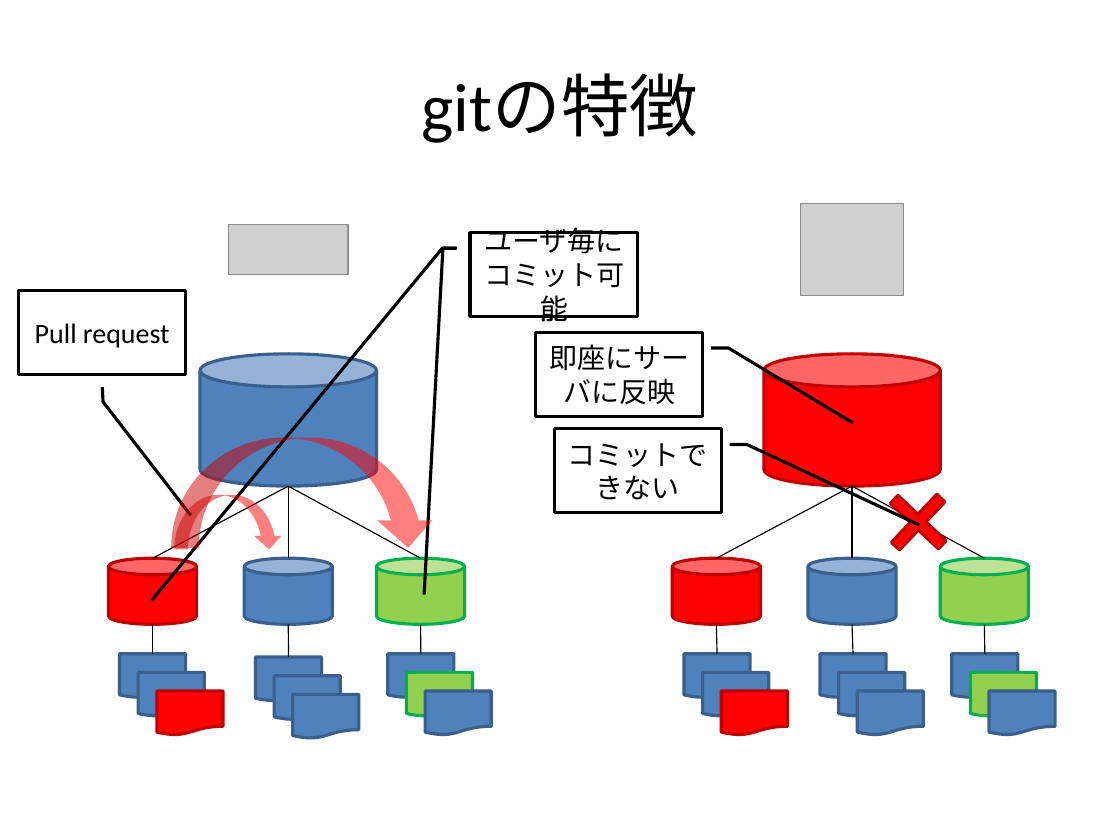
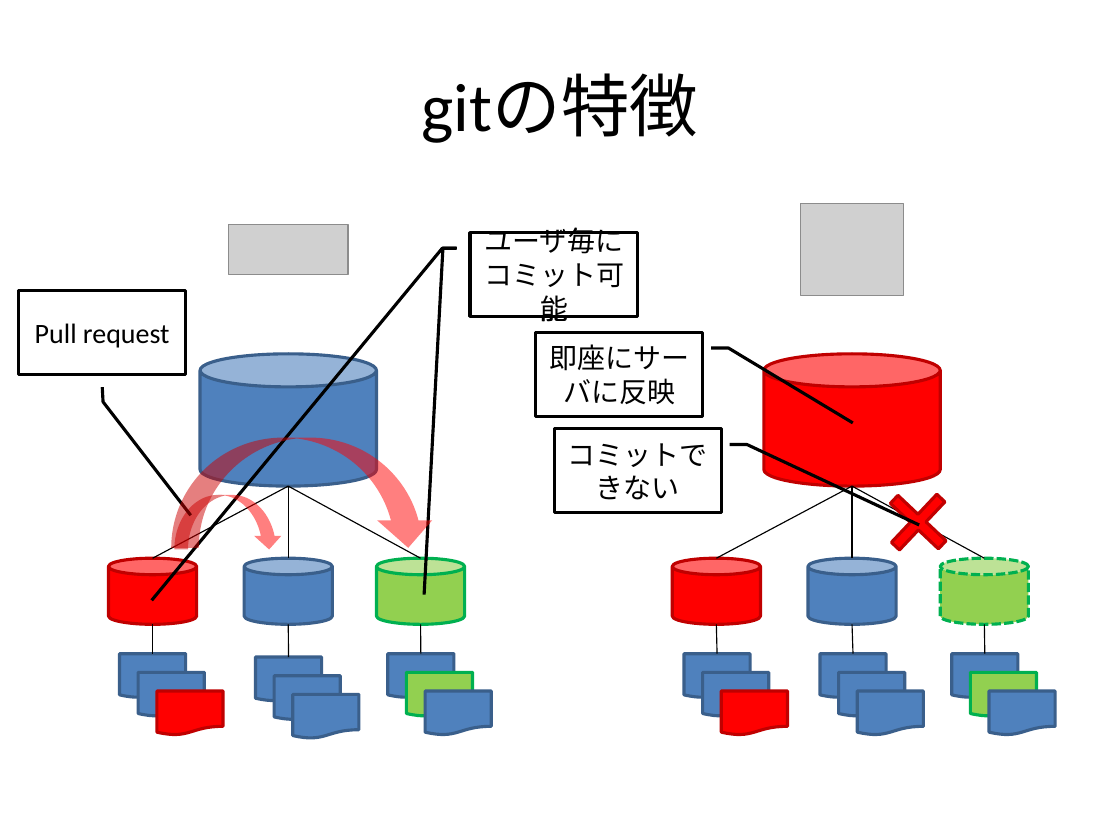
Before and after one commit to RyutaroMayumi/git_research, a slide deck: slide 5 of KK01_git.pptx. Drawn at 1120x840 pixels with LibreOffice and Linux fonts; fonts in the diff are those of the drawing; grey boxes stand for pictures. Boxes give left, top, right and bottom in pixels: in the first picture for what was removed or moved away, otherwise in the second. Text is boxed around its words. In the diff, an @@ line names an element or a change of style, - is before the commit and + after.

```diff
--- a/KK01_git.pptx
+++ b/KK01_git.pptx
@@ cylinder at <box>941,558,1029,624</box>: outline #00B050 2 pt to #00B050 2 pt dashed @@
```
Also in this commit, not shown: 1 other slide changed.
